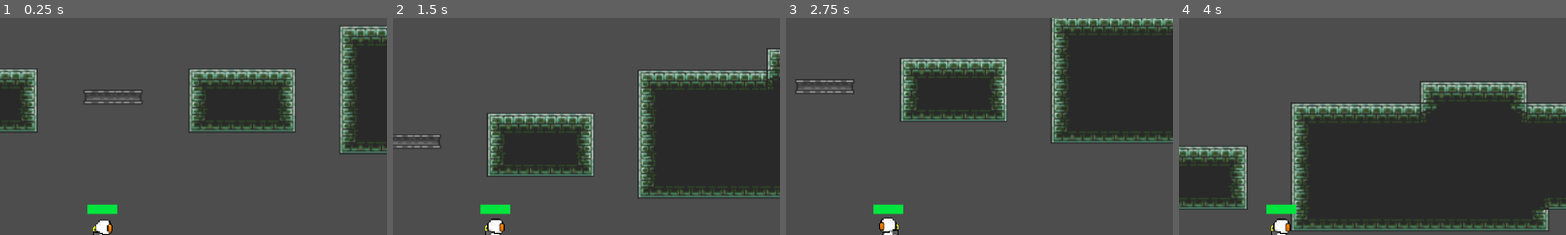
Above: before the commit, frames 1-4 (left to right).
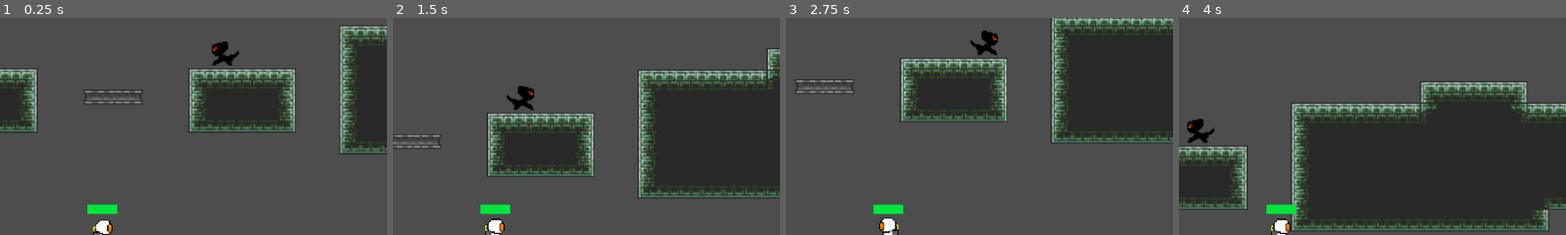
Above: after the commit, the same moments.

Repository: BrodyMoorman/StellarVanguard
Game: Godot game, scene res://src/Scenes/game.tscn
Two runs of this game, one before a commit and one after it. Both use one fixed random seed, a clock stepped at 60 frames per second and the inputs below.
Inputs:
- Up to frame 1 (0.25 s): no input
- Up to frame 2 (1.5 s): hold D (move_right) from 0.53 s (still down); tap Space (jump) at 0.77 s
- Up to frame 3 (2.75 s): tap Space (jump) at 1.52 s; release D (move_right) at 2.03 s; hold A (move_left) from 2.03 s (still down)
- Up to frame 4 (4 s): release A (move_left) at 2.78 s; hold D (move_right) from 2.78 s (still down); tap Space (jump) at 3.02, 3.77 s
The pictures show only the part of the screen within x 37-87%, y 0-50%; the shares and areas given below are measured in that part.

The runs differ from the first frame. In frame 1, 0.4% of the frame differs, in the area x 54-62%, y 10-22%; in frame 2, 0.5%, in the area x 29-37%, y 31-43%; in frame 3, 0.4%; in frame 4, 0.4%.

Commit message:
the enemy should attack the player but for some reason the Area2D isnt detecting when the player enters it

Diff:
--- /dev/null
+++ b/src/Scenes/alien_enemy_1.tscn
@@ -0,0 +1,42 @@
+[gd_scene load_steps=6 format=3 uid="uid://c26e78jashk4w"]
+
+[ext_resource type="Script" path="res://src/Scripts/enemies/alien_enemy_1.gd" id="1_d3v74"]
+[ext_resource type="Texture2D" uid="uid://ca780dauw4dqw" path="res://Assets/SpriteSheets/enemy stand in until we get good art.png" id="1_x7suu"]
+
+[sub_resource type="SpriteFrames" id="SpriteFrames_qynnv"]
+animations = [{
+"frames": [{
+"duration": 1.0,
+"texture": ExtResource("1_x7suu")
+}],
+"loop": true,
+"name": &"default",
+"speed": 5.0
+}]
+
+[sub_resource type="CircleShape2D" id="CircleShape2D_d1i2m"]
+
+[sub_resource type="RectangleShape2D" id="RectangleShape2D_1m4my"]
+size = Vector2(54, 19)
+
+[node name="Alien_enemy_1" type="CharacterBody2D"]
+script = ExtResource("1_d3v74")
+
+[node name="AnimatedSprite2D" type="AnimatedSprite2D" parent="."]
+sprite_frames = SubResource("SpriteFrames_qynnv")
+
+[node name="RayCast2D" type="RayCast2D" parent="."]
+position = Vector2(-8, -9)
+target_position = Vector2(0, 16)
+
+[node name="CollisionShape2D" type="CollisionShape2D" parent="."]
+position = Vector2(3, -6)
+shape = SubResource("CircleShape2D_d1i2m")
+
+[node name="Area2D" type="Area2D" parent="."]
+
+[node name="CollisionShape2D" type="CollisionShape2D" parent="Area2D"]
+position = Vector2(3, -6.5)
+shape = SubResource("RectangleShape2D_1m4my")
+
+[connection signal="area_entered" from="Area2D" to="." method="_on_area_2d_area_entered"]
--- a/src/Scenes/game.tscn
+++ b/src/Scenes/game.tscn
@@ -1,11 +1,12 @@
-[gd_scene load_steps=26 format=4 uid="uid://bxt7p50pek54g"]
+[gd_scene load_steps=27 format=4 uid="uid://bxt7p50pek54g"]
 
 [ext_resource type="Texture2D" uid="uid://bnkhldha0eae" path="res://Assets/Tiles/Castle Platformer/twilight-tiles.png" id="1_rvudh"]
 [ext_resource type="Texture2D" uid="uid://cdwey64rba585" path="res://Assets/Tiles/Castle Platformer/twilight-tiles2.png" id="2_s7qvv"]
-[ext_resource type="Script" path="res://src/Scripts/player.gd" id="3_3npr7"]
-[ext_resource type="Script" path="res://src/Scripts/camera.gd" id="3_bb8g2"]
+[ext_resource type="Script" path="res://src/Scripts/player/player.gd" id="3_3npr7"]
+[ext_resource type="Script" path="res://src/Scripts/player/camera.gd" id="3_bb8g2"]
 [ext_resource type="Texture2D" uid="uid://c78tmk8p4e0m4" path="res://Assets/SpriteSheets/SpaceManFirstDraft (1).png" id="3_j0v0m"]
 [ext_resource type="PackedScene" uid="uid://c65fuwgth81j7" path="res://src/Scenes/healthBar.tscn" id="6_ornwa"]
+[ext_resource type="PackedScene" uid="uid://c26e78jashk4w" path="res://src/Scenes/alien_enemy_1.tscn" id="7_cyxsc"]
 
 [sub_resource type="TileSetAtlasSource" id="TileSetAtlasSource_p6q7m"]
 texture = ExtResource("1_rvudh")
@@ -741,3 +742,6 @@
 offset_right = 11.0
 offset_bottom = -16.0
 show_percentage = false
+
+[node name="Alien_enemy_1" parent="." instance=ExtResource("7_cyxsc")]
+position = Vector2(94, -104)
--- a/src/Scenes/player.tscn
+++ b/src/Scenes/player.tscn
@@ -1,6 +1,6 @@
 [gd_scene load_steps=20 format=3 uid="uid://bg6re0ge1bbcc"]
 
-[ext_resource type="Script" path="res://src/Scripts/player.gd" id="1_3nm6x"]
+[ext_resource type="Script" path="res://src/Scripts/player/player.gd" id="1_3nm6x"]
 [ext_resource type="Texture2D" uid="uid://c78tmk8p4e0m4" path="res://Assets/SpriteSheets/SpaceManFirstDraft (1).png" id="2_0ae6i"]
 [ext_resource type="PackedScene" uid="uid://c65fuwgth81j7" path="res://src/Scenes/healthBar.tscn" id="3_4hcln"]
 
--- /dev/null
+++ b/src/Scripts/enemies/alien_enemy_1.gd
@@ -0,0 +1,76 @@
+extends CharacterBody2D
+
+
+const JUMP_VELOCITY = -400.0
+
+@export var patrol_speed: int = 30
+@export var chase_speed: int = 100
+
+@export var detection_range: float = 100
+@export var attack_range: float = 30
+@export var attack_damage: int = 10
+@export var attack_cooldown: float = 2  # Time between attacks
+
+var is_chasing: bool = false
+var player = null
+var facing_right: bool = false
+var can_attack: bool = true
+
+@onready var raycast = $RayCast2D
+@onready var attack_area = $Area2D
+#@onready var animation_player =
+
+
+func _physics_process(delta: float) -> void:
+	if not is_on_floor():
+		velocity += get_gravity() * delta
+	if is_chasing and player:
+		chase_player()
+	else:
+		patrol()
+
+	move_and_slide()
+
+
+func patrol() -> void:
+	if not raycast.is_colliding() and is_on_floor():
+		# Flip direction when reaching the edge
+		facing_right = !facing_right
+		scale.x = -scale.x
+		velocity.x = patrol_speed if facing_right else -patrol_speed
+	else:
+		# Continue moving in the current direction
+		velocity.x = patrol_speed if facing_right else -patrol_speed
+
+
+func chase_player() -> void:
+	if player:
+		var direction_to_player = sign(player.position.x - position.x)
+		velocity.x = direction_to_player * chase_speed
+
+		if direction_to_player > 0:
+			facing_right = true
+		else:
+			facing_right = false
+
+		if global_position.distance_to(player.global_position) <= attack_range and can_attack:
+			perform_attack()
+		if global_position.distance_to(player.global_position) > detection_range:
+			is_chasing = false
+			player = null
+
+
+func perform_attack() -> void:
+	#play attack animation
+	can_attack = false
+	if player and player.is_in_group("Player"):
+		player.take_damage(attack_damage)
+	await(get_tree().create_timer(attack_cooldown))
+	can_attack = true
+
+
+func _on_area_2d_area_entered(area: Area2D) -> void:
+	if area.get_parent().is_in_group("Player"):
+		print("Player detected")
+		is_chasing = true
+		player = area.get_parent()
--- a/src/Scripts/player.gd
+++ b/src/Scripts/player/player.gd
@@ -12,6 +12,10 @@
 var dead: bool
 var can_take_damage: bool = true
 var direction: String = "right"
+
+func _ready() -> void:
+	add_to_group("Player")
+
 
 func updateAnimation() -> void:
 	if velocity.length() == 0:
Binary file added: Assets/SpriteSheets/enemy stand in until we get good art.png
Not shown, added: Assets/SpriteSheets/enemy stand in until we get good art.png.import
Renamed: src/Scripts/camera.gd -> src/Scripts/player/camera.gd
Renamed: src/Scripts/health_bar.gd -> src/Scripts/player/health_bar.gd
